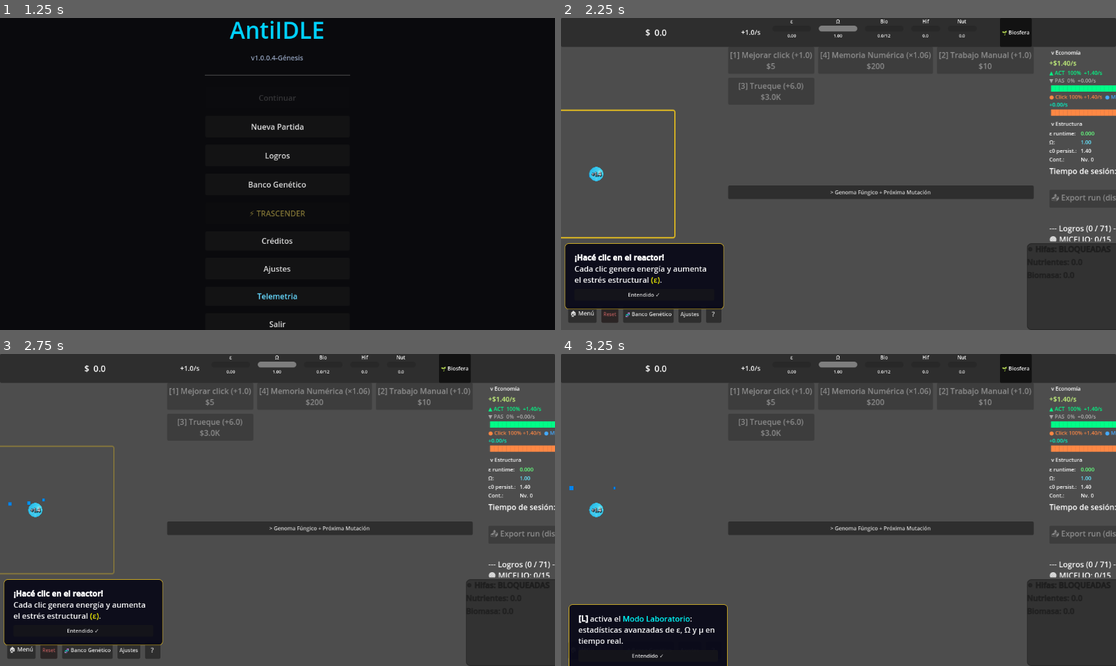
Above: before the commit, frames 1-4 (two rows, left to right).
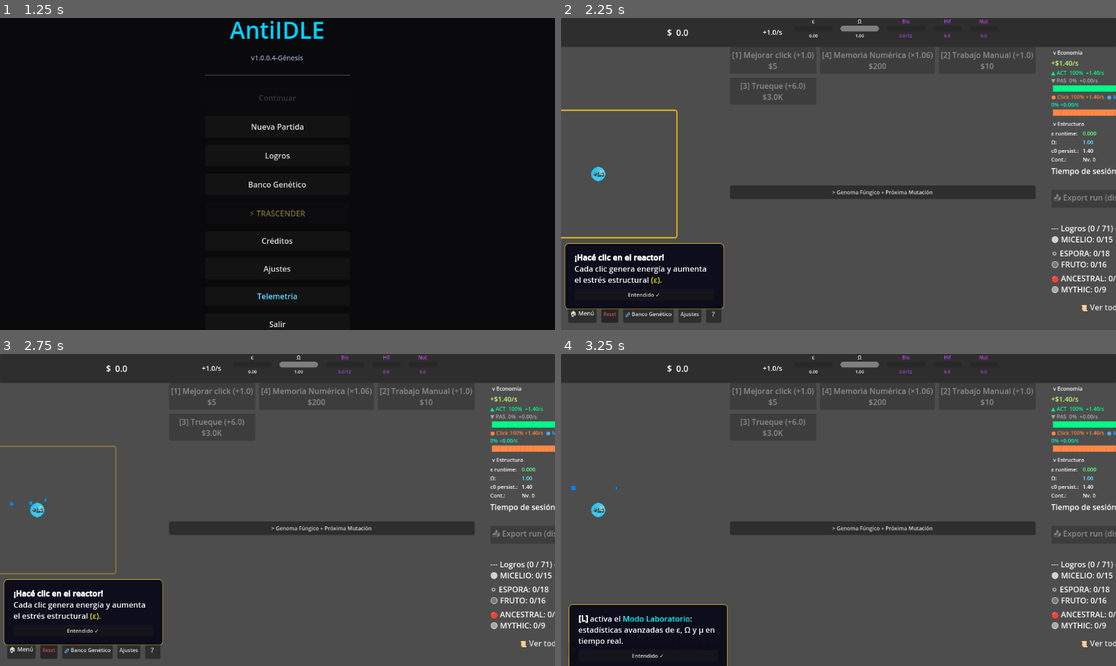
Above: after the commit, the same moments.

Repository: amurito/godot-idle-game
Game: Godot game, scene res://MainMenu.tscn
Two runs of this game, one before a commit and one after it. Both use one fixed random seed, a clock stepped at 60 frames per second and the inputs below.
Inputs:
- Up to frame 1 (1.25 s): click "Iniciar" at 0.5 s
- Up to frame 2 (2.25 s): click "Nueva Partida" at 1.25 s; click "Empezar" at 2 s
- Up to frame 3 (2.75 s): no input
- Up to frame 4 (3.25 s): click "Entendido ✓" at 2.75 s

Frame 1 is identical in both runs. In frame 2, 7.9% of the frame differs, in the area x 5-100%, y 0-100%; in frame 3, 7.9%, in the area x 1-100%, y 0-100%; in frame 4, 7.7%.

Commit message:
feat(ui): biosfera → header violeta, panel oculto, shortcut B
- Barras Bio/Hif/Nut en header con color violeta micelial (0.78,0.3,1.0)
  via _apply_bio_header_style() en UIManager.setup()
- Panel flotante fungi_ui siempre oculto (visible=false en _mount_fungi_dlc)
- Botón "Biosfera" eliminado del header
- KEY_B: toggle fungi_ui para inspección puntual (como KEY_K → objetivos)

Diff:
--- a/UIManager.gd
+++ b/UIManager.gd
@@ -136,6 +136,8 @@
 	header_hifas_value = _find_scene("HifasValue")
 	header_nutrientes_value = _find_scene("NutrientesValue")
 
+	_apply_bio_header_style()
+
 	# Center panel collapsible — Genoma Fúngico
 	genome_scroll = _find("GenomeScroll")
 	var mutation_toggle_btn = _find("MutationToggleBtn")
@@ -192,6 +194,27 @@
 	sporulation_final_button = _find_scene("SporulationFinalButton")
 
 	print("🎨 [UIManager] Todos los nodos vinculados. Header=%s" % str(is_instance_valid(header_money_value)))
+
+func _apply_bio_header_style() -> void:
+	var bio_color := Color(0.78, 0.3, 1.0, 0.9)
+	var bio_bars := [header_biomasa_bar, header_hifas_bar, header_nutrientes_bar]
+	var bio_labels := [
+		_find_scene("BiomasaLabel"), _find_scene("BiomasaValue"),
+		_find_scene("HifasLabel"),   _find_scene("HifasValue"),
+		_find_scene("NutrientesLabel"), _find_scene("NutrientesValue"),
+	]
+	var fill_style := StyleBoxFlat.new()
+	fill_style.bg_color = bio_color
+	fill_style.corner_radius_top_left = 2
+	fill_style.corner_radius_top_right = 2
+	fill_style.corner_radius_bottom_right = 2
+	fill_style.corner_radius_bottom_left = 2
+	for bar in bio_bars:
+		if bar:
+			bar.add_theme_stylebox_override("fill", fill_style.duplicate())
+	for lbl in bio_labels:
+		if lbl:
+			lbl.add_theme_color_override("font_color", bio_color)
 
 func _find(node_name: String):
 	return root.find_child(node_name, true, false)
--- a/main.gd
+++ b/main.gd
@@ -385,19 +385,6 @@
 		get_tree().change_scene_to_file("res://MainMenu.tscn")
 	)
 	bottom_left_panel.add_child(menu_btn)
-
-	var bios_btn := Button.new()
-	bios_btn.text = EmojiToRichText.strip("🌱 Biosfera")
-	bios_btn.toggle_mode = true
-	bios_btn.button_pressed = true
-	bios_btn.add_theme_font_size_override("font_size", AccessibilityManager.fs(11))
-	bios_btn.toggled.connect(func(pressed):
-		if is_instance_valid(fungi_ui):
-			fungi_ui.visible = pressed
-	)
-	var _header_content := $HeaderBar/HeaderContent
-	_header_content.add_child(bios_btn)
-	_header_content.move_child(bios_btn, _header_content.get_child_count() - 2)
 
 	_reset_btn = Button.new()
 	_reset_btn.text = tr("GAME_BTN_RESET")
@@ -659,7 +646,7 @@
 	# ?? AHORA VA DIRECTO AL STACK
 	get_node("UIRootContainer/RightPanel").add_child(fungi_ui)
 
-	fungi_ui.visible = true
+	fungi_ui.visible = false
 	fungi_ui.set_main(self)
 
 	# Opcional pero recomendado
@@ -1555,6 +1542,10 @@
 		if event.keycode == KEY_K:
 			TutorialManager.toggle_objectives_panel(self)
 
+		if event.keycode == KEY_B:
+			if is_instance_valid(fungi_ui):
+				fungi_ui.visible = not fungi_ui.visible
+
 		if OS.is_debug_build() and event.keycode == KEY_F1 and is_instance_valid(_debug_panel):
 			_debug_panel.visible = not _debug_panel.visible
 
